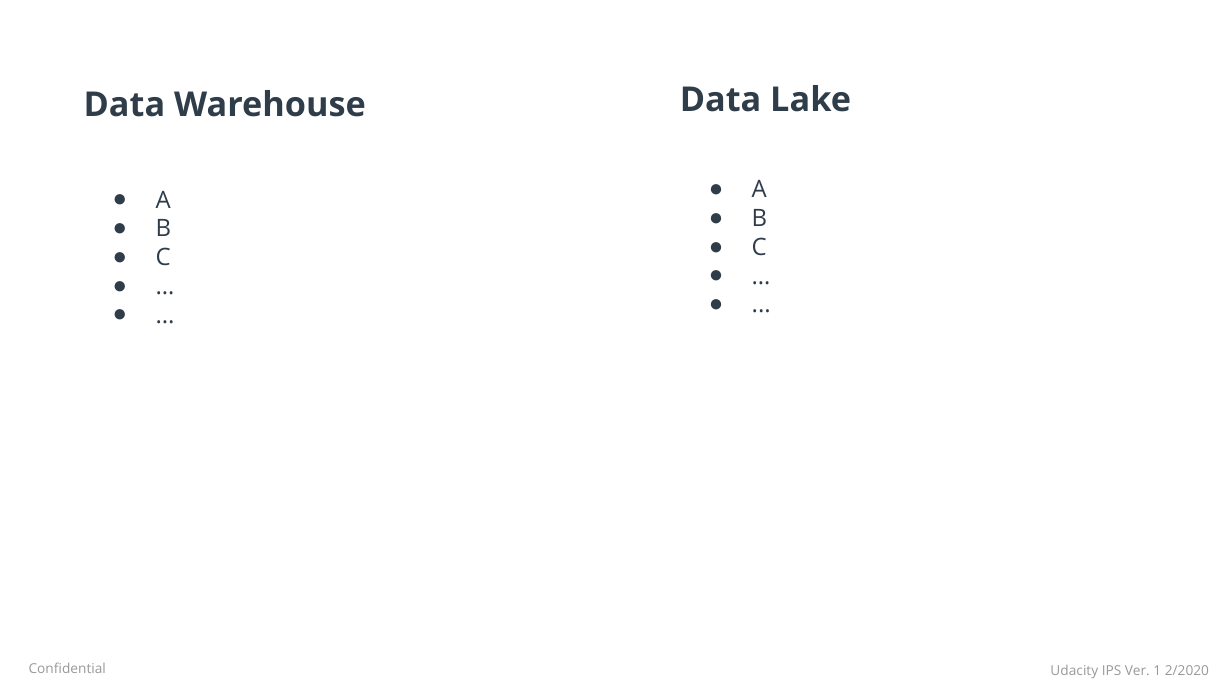
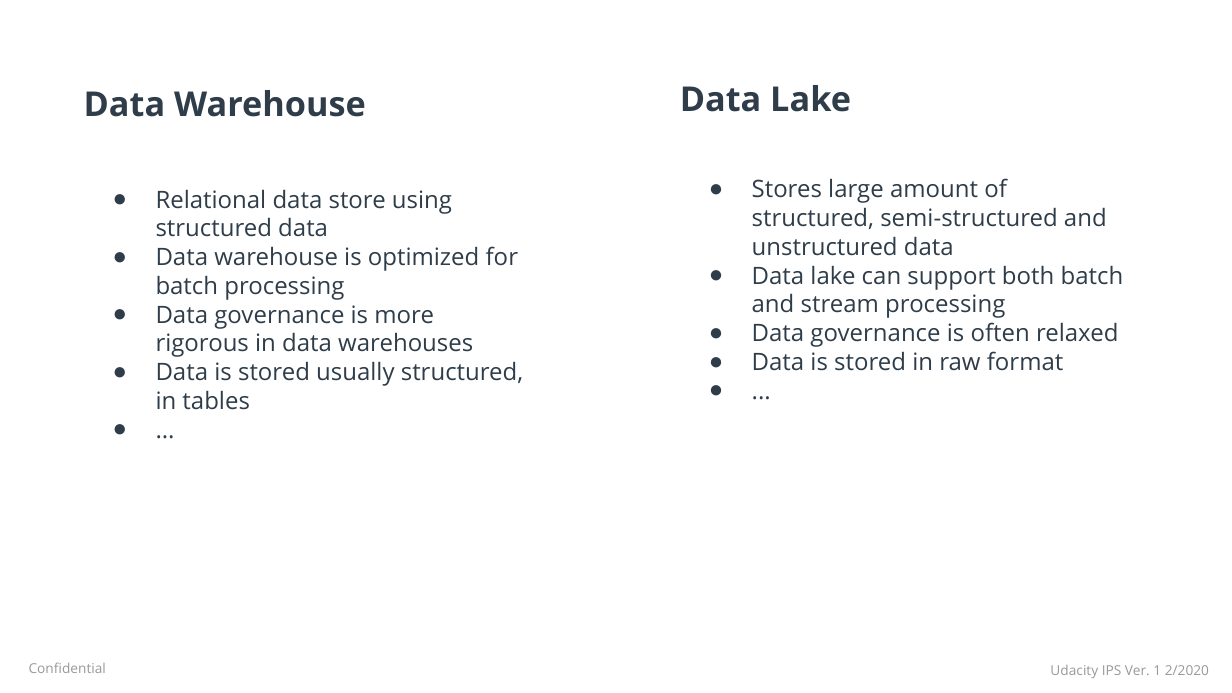
Before and after one commit to Polyhistor/MedialDataProcessingCo-DataLake-Design, a slide deck: slide 6 of datalakeexecutivepresentation-starter-1.pptx. Drawn at 1232x693 pixels with LibreOffice and Linux fonts; fonts in the diff are those of the drawing; background and template pictures are left out. Boxes give left, top, right and bottom in pixels: in the first picture for what was removed or moved away, otherwise in the second. Text is boxed around its words. In the diff, an @@ line names an element or a change of style, - is before the commit and + after.

```diff
--- a/datalakeexecutivepresentation-starter-1.pptx
+++ b/datalakeexecutivepresentation-starter-1.pptx
@@ text at [752,178,1124,371]: text changed @@
-● A
-● B
-● C
-● …
+● Stores large amount of structured, semi-structured and unstructured data
+● Data lake can support both batch and stream processing
+● Data governance is often relaxed
+● Data is stored in raw format
@@ text at [156,189,523,410]: text changed @@
-● A
-● B
-● C
-● …
+● Relational data store using structured data
+● Data warehouse is optimized for batch processing
+● Data governance is more rigorous in data warehouses
+● Data is stored usually structured, in tables
```
Also in this commit, not shown: 3 other slides changed, 2 slides added, 2 slides removed.
